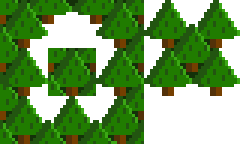
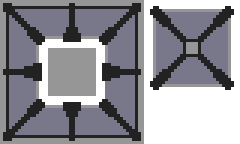
Two versions of the same layered image (w=240, h=144). Layer-by-layer changes:
hid "Pasted Layer#5" over [0,0,240,144]
showed "Background", painted on it over [0,0,234,144]
